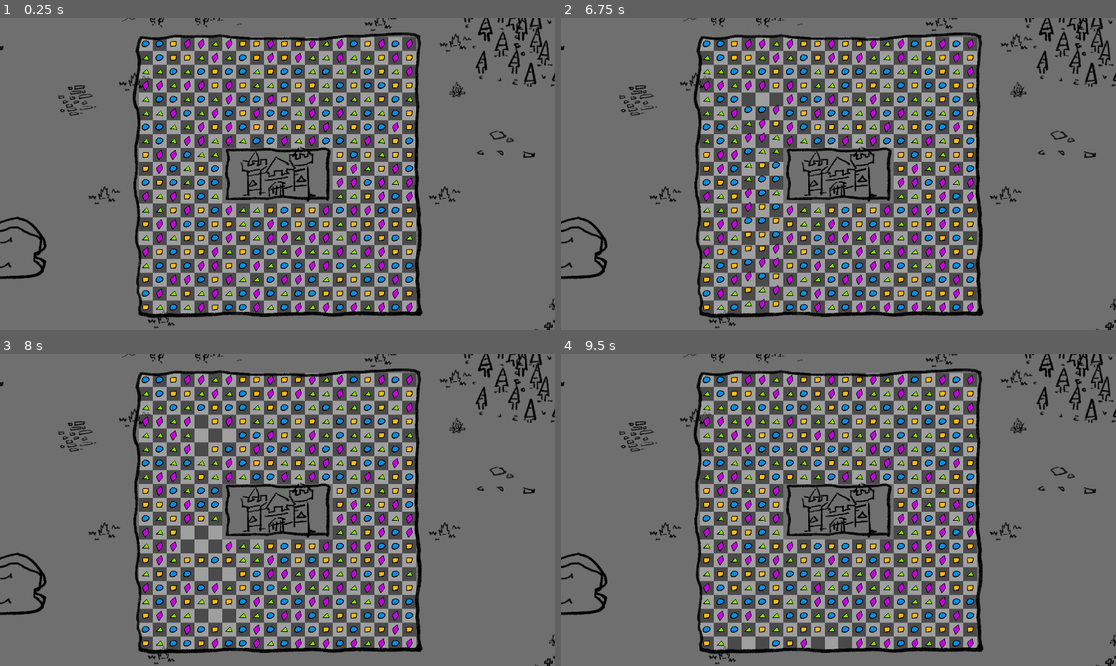
Above: before the commit, frames 1-4 (two rows, left to right).
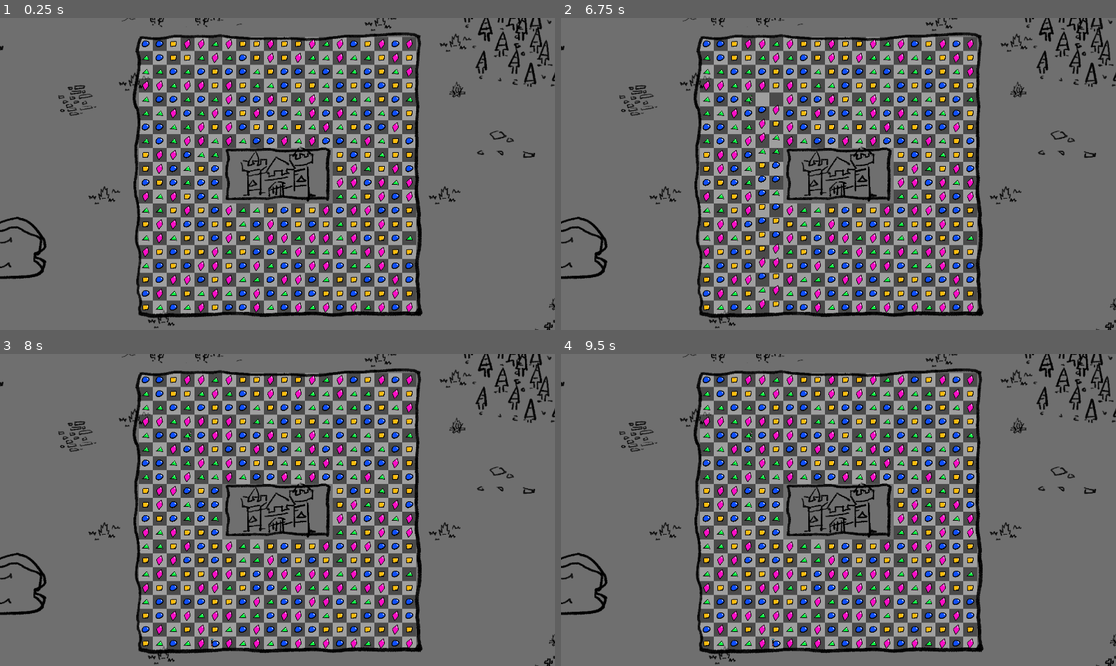
Above: after the commit, the same moments.

Repository: sdotyxz/playground_godot
Game: Godot game, scene res://puzzle_chess/level/main/main.tscn
The game is run twice, just before and just after one commit, with the same random seed, the same clock (stepped at 60 frames per second) and the same inputs.
Inputs (mouse positions are in pixels of both pictures, inside the frame that each line leads up to):
- Up to frame 1 (0.25 s): no input
- Up to frame 2 (6.75 s): tap Enter at 0.5, 2, 3.5 s; move the mouse to (960, 158) at 0.52 s; click (960, 158) at 0.67 s; tap Space at 1.25, 2.75, 4.25 s; drag from (727, 189) to (810, 236) at 1.27 s; move the mouse to (894, 105) at 2.02 s; click (894, 105) at 2.17 s; drag from (810, 236) to (672, 127) at 2.77 s; move the mouse to (1005, 220) at 3.52 s; click (1005, 220) at 3.67 s; drag from (672, 127) to (755, 96) at 4.27 s; move the mouse to (866, 174) at 5.02 s; click (866, 174) at 5.17 s; drag from (755, 96) to (727, 189) at 5.77 s; move the mouse to (960, 158) at 6.52 s; click (960, 158) at 6.67 s
- Up to frame 3 (8 s): drag from (166, 525) to (249, 572) at 7.27 s
- Up to frame 4 (9.5 s): move the mouse to (894, 441) at 8.02 s; click (894, 441) at 8.17 s; drag from (810, 572) to (672, 463) at 8.77 s

The runs differ from the first frame. In frame 1, 3.5% of the frame differs, in the area x 25-75%, y 6-95%; in frame 2, 3.8%; in frame 3, 4.4%; in frame 4, 4.9%.

Commit message:
finish match 3

Diff:
--- a/Game/puzzle_chess/entity/dots/dot.gd
+++ b/Game/puzzle_chess/entity/dots/dot.gd
@@ -13,9 +13,13 @@
 # export dot type
 @export var dot_type : DotType = DotType.SQUARE
 
+@export var textures : Array[Texture] = []
+
 @onready var sprite : Sprite2D = $Sprite2D
 
 var matched = false
+
+var grade = 0
 
 # Called when the node enters the scene tree for the first time.
 func _ready():
@@ -30,3 +34,14 @@
 
 func dim():
 	sprite.modulate = Color(1, 1, 1, 0.5)
+
+func upgrade():
+	sprite.modulate = Color(1, 1, 1, 1)
+	grade += 1
+	sprite.texture = textures[grade]
+	matched = false
+
+func compare(dot: Dot):
+	if dot_type == dot.dot_type && dot.grade == grade:
+		return true
+	return false
--- a/Game/puzzle_chess/entity/dots/dot_circle.tscn
+++ b/Game/puzzle_chess/entity/dots/dot_circle.tscn
@@ -1,11 +1,16 @@
-[gd_scene load_steps=3 format=3 uid="uid://dho41bavyr8qt"]
+[gd_scene load_steps=7 format=3 uid="uid://dho41bavyr8qt"]
 
 [ext_resource type="Texture2D" uid="uid://dpqfsjs3l4ukh" path="res://puzzle_chess/entity/dots/dot_circle.png" id="1_4v1o2"]
 [ext_resource type="Script" path="res://puzzle_chess/entity/dots/dot.gd" id="1_nt74a"]
+[ext_resource type="Texture2D" uid="uid://ddwkhcq0o6rkf" path="res://puzzle_chess/entity/dots/dot_circle_1.png" id="3_cl6g7"]
+[ext_resource type="Texture2D" uid="uid://bnbpw2683qy35" path="res://puzzle_chess/entity/dots/dot_circle_2.png" id="4_rodlp"]
+[ext_resource type="Texture2D" uid="uid://q0bp1vloc6wh" path="res://puzzle_chess/entity/dots/dot_circle_3.png" id="5_5auq2"]
+[ext_resource type="Texture2D" uid="uid://dijma6wgfr4t1" path="res://puzzle_chess/entity/dots/dot_circle_4.png" id="6_w0fp2"]
 
 [node name="dot_circle" type="Node2D"]
 script = ExtResource("1_nt74a")
 dot_type = 1
+textures = Array[Texture]([ExtResource("1_4v1o2"), ExtResource("3_cl6g7"), ExtResource("4_rodlp"), ExtResource("5_5auq2"), ExtResource("6_w0fp2")])
 
 [node name="Sprite2D" type="Sprite2D" parent="."]
 texture = ExtResource("1_4v1o2")
--- a/Game/puzzle_chess/entity/dots/dot_diamond.tscn
+++ b/Game/puzzle_chess/entity/dots/dot_diamond.tscn
@@ -1,11 +1,16 @@
-[gd_scene load_steps=3 format=3 uid="uid://5088868pt7pi"]
+[gd_scene load_steps=7 format=3 uid="uid://5088868pt7pi"]
 
 [ext_resource type="Texture2D" uid="uid://dy4jbqwj42bwb" path="res://puzzle_chess/entity/dots/dot_diamond.png" id="1_0c3tw"]
 [ext_resource type="Script" path="res://puzzle_chess/entity/dots/dot.gd" id="1_35vy4"]
+[ext_resource type="Texture2D" uid="uid://b32xw54h8j1k3" path="res://puzzle_chess/entity/dots/dot_diamond_1.png" id="3_i3cat"]
+[ext_resource type="Texture2D" uid="uid://bkresdgm7twwi" path="res://puzzle_chess/entity/dots/dot_diamond_2.png" id="4_kgsnd"]
+[ext_resource type="Texture2D" uid="uid://dnlkoug06okm" path="res://puzzle_chess/entity/dots/dot_diamond_3.png" id="5_bgqy4"]
+[ext_resource type="Texture2D" uid="uid://hdwlbavkr1y1" path="res://puzzle_chess/entity/dots/dot_diamond_4.png" id="6_5i2lj"]
 
 [node name="dot_diamond" type="Node2D"]
 script = ExtResource("1_35vy4")
 dot_type = 3
+textures = Array[Texture]([ExtResource("1_0c3tw"), ExtResource("3_i3cat"), ExtResource("4_kgsnd"), ExtResource("5_bgqy4"), ExtResource("6_5i2lj")])
 
 [node name="Sprite2D" type="Sprite2D" parent="."]
 texture = ExtResource("1_0c3tw")
--- a/Game/puzzle_chess/entity/dots/dot_square.tscn
+++ b/Game/puzzle_chess/entity/dots/dot_square.tscn
@@ -1,10 +1,15 @@
-[gd_scene load_steps=3 format=3 uid="uid://dk7r4epciukgm"]
+[gd_scene load_steps=7 format=3 uid="uid://dk7r4epciukgm"]
 
 [ext_resource type="Script" path="res://puzzle_chess/entity/dots/dot.gd" id="1_s1tpe"]
 [ext_resource type="Texture2D" uid="uid://ngth05fyefno" path="res://puzzle_chess/entity/dots/dot_square.png" id="1_tdn8i"]
+[ext_resource type="Texture2D" uid="uid://w4ltk3ijtlxq" path="res://puzzle_chess/entity/dots/dot_square_1.png" id="3_qguw2"]
+[ext_resource type="Texture2D" uid="uid://q0fdyqjvdlqx" path="res://puzzle_chess/entity/dots/dot_square_2.png" id="4_usuc6"]
+[ext_resource type="Texture2D" uid="uid://ccui2qgjo5t64" path="res://puzzle_chess/entity/dots/dot_square_3.png" id="5_os604"]
+[ext_resource type="Texture2D" uid="uid://c3b0q7vhlg3rk" path="res://puzzle_chess/entity/dots/dot_square_4.png" id="6_1vyv1"]
 
 [node name="dot_square" type="Node2D"]
 script = ExtResource("1_s1tpe")
+textures = Array[Texture]([ExtResource("1_tdn8i"), ExtResource("3_qguw2"), ExtResource("4_usuc6"), ExtResource("5_os604"), ExtResource("6_1vyv1")])
 
 [node name="Sprite2D" type="Sprite2D" parent="."]
 texture = ExtResource("1_tdn8i")
--- a/Game/puzzle_chess/entity/dots/dot_triangle.tscn
+++ b/Game/puzzle_chess/entity/dots/dot_triangle.tscn
@@ -1,11 +1,16 @@
-[gd_scene load_steps=3 format=3 uid="uid://b065yutpdteh3"]
+[gd_scene load_steps=7 format=3 uid="uid://b065yutpdteh3"]
 
 [ext_resource type="Texture2D" uid="uid://cwbkyf314xor3" path="res://puzzle_chess/entity/dots/dot_triangle.png" id="1_4nt68"]
 [ext_resource type="Script" path="res://puzzle_chess/entity/dots/dot.gd" id="1_qra7u"]
+[ext_resource type="Texture2D" uid="uid://3o33w1766m7d" path="res://puzzle_chess/entity/dots/dot_triangle_1.png" id="3_cdbwb"]
+[ext_resource type="Texture2D" uid="uid://ccutjuimaflu3" path="res://puzzle_chess/entity/dots/dot_triangle_2.png" id="4_xn6ur"]
+[ext_resource type="Texture2D" uid="uid://2xim2mm5df0v" path="res://puzzle_chess/entity/dots/dot_triangle_3.png" id="5_o0kbe"]
+[ext_resource type="Texture2D" uid="uid://b4it3a2ydetxg" path="res://puzzle_chess/entity/dots/dot_triangle_4.png" id="6_i40g1"]
 
 [node name="dot_triangle" type="Node2D"]
 script = ExtResource("1_qra7u")
 dot_type = 2
+textures = Array[Texture]([ExtResource("1_4nt68"), ExtResource("3_cdbwb"), ExtResource("4_xn6ur"), ExtResource("5_o0kbe"), ExtResource("6_i40g1")])
 
 [node name="Sprite2D" type="Sprite2D" parent="."]
 texture = ExtResource("1_4nt68")
--- a/Game/puzzle_chess/level/main/main.tscn
+++ b/Game/puzzle_chess/level/main/main.tscn
@@ -6,6 +6,7 @@
 [ext_resource type="Texture2D" uid="uid://gliecs0q66wu" path="res://puzzle_chess/level/main/match3_frame-1.png" id="2_xamd6"]
 [ext_resource type="Texture2D" uid="uid://b6t7ekgajh6pr" path="res://puzzle_chess/level/main/match3_frame-2.png" id="3_6wlcn"]
 [ext_resource type="Script" path="res://puzzle_chess/level/main/match3_tile.gd" id="3_brsbg"]
+[ext_resource type="Script" path="res://puzzle_chess/mecha/match3/upgrade_match.gd" id="7_hin58"]
 
 [sub_resource type="TileSetAtlasSource" id="TileSetAtlasSource_3j50l"]
 texture = ExtResource("2_eqeuo")
@@ -47,6 +48,9 @@
 centered = false
 offset = Vector2(-43.945, -21.75)
 
+[node name="UpgradeMatch" type="Node2D" parent="Match3"]
+script = ExtResource("7_hin58")
+
 [node name="Camera2D" type="Camera2D" parent="."]
 offset = Vector2(960, 540)
 zoom = Vector2(1.5, 1.5)
--- /dev/null
+++ b/Game/puzzle_chess/mecha/match3/match3effector.gd
@@ -0,0 +1,6 @@
+class_name Match3Effector
+extends Node2D
+
+# process_match_array with match3 grid and match array
+func process(match3_grid : Match3Grid, match_array):
+	pass
--- a/Game/puzzle_chess/mecha/match3/match3grid.gd
+++ b/Game/puzzle_chess/mecha/match3/match3grid.gd
@@ -1,3 +1,4 @@
+class_name Match3Grid
 extends Node2D
 
 # define enum of match3 game state
@@ -22,6 +23,10 @@
 
 @onready var tile_map : TileMap = $TileMap
 
+@onready var effectors = [
+	$UpgradeMatch
+]
+
 @export var width = 20
 @export var height = 20
 
@@ -32,6 +37,8 @@
 var block_rect = Rect2(26, 15, 8, 4)
 
 var all_dots = []
+
+var current_matches = []
 
 var first_touch = Vector2i(0,0)
 var final_touch = Vector2i(0,0)
@@ -44,7 +51,7 @@
 	randomize()
 	all_dots = make_2d_array()
 	spawn_dots()
-	find_matches()
+	find_all_matches()
 	pass # Replace with function body.
 
 # setup timer
@@ -157,14 +164,14 @@
 	var first_dot = all_dots[column][row]
 	var other_dot = all_dots[column + direction.x][row + direction.y]
 	if first_dot != null && other_dot != null:
-		state = State.wait
+		# state = State.wait
 		all_dots[column][row] = other_dot
 		all_dots[column + direction.x][row + direction.y] = first_dot
 		var first_dot_position = first_dot.position
 		var other_dot_position = other_dot.position
 		first_dot.move(other_dot_position)
 		other_dot.move(first_dot_position)
-		find_matches()
+		find_all_matches()
 
 # handle touch diffence
 func touch_diff(grid_1, grid_2):
@@ -191,50 +198,89 @@
 func is_grid_null(column, row):
 	return all_dots[column][row] == null
 
-func find_matches():
-	for i in width:
-		for j in height:
-			var target_dot = all_dots[i][j]
-			# if the dot is null continue
-			if target_dot == null:
+# get dot at column and row
+func get_dot_at(column, row):
+	return all_dots[column][row]
+
+func find_all_matches():
+	# log find all matches
+	print("find_all_matches")
+	current_matches = []
+	var in_column_matches_grids = []
+	var in_row_matches_grids = []
+	for i in width:
+		for j in height:
+			var dot = all_dots[i][j]
+
+			if dot == null:
 				continue
-			var target_dot_type = target_dot.dot_type
-			if i > 0 && i < width -1:
-				# get dot in i - 1, j and i + 1, j
-				var left_dot = all_dots[i - 1][j]
-				var right_dot = all_dots[i + 1][j]
-
-				# if left dot and right dot is not null and the dot type is the same
-				var valid_left_right = left_dot != null && right_dot != null
-				if valid_left_right && left_dot.dot_type == target_dot_type && right_dot.dot_type == target_dot_type:
-					match_and_dim_dots([left_dot, target_dot, right_dot])
-			if j > 0 && j < height -1:
-				# get dot in i, j - 1 and i, j + 1
-				var up_dot = all_dots[i][j - 1]
-				var down_dot = all_dots[i][j + 1]
-
-				# if up dot and down dot is not null and the dot type is the same
-				var valid_up_down = up_dot != null && down_dot != null
-				if valid_up_down && up_dot.dot_type == target_dot_type && down_dot.dot_type == target_dot_type:
-					match_and_dim_dots([up_dot, target_dot, down_dot])
+
+			if in_column_matches_grids.find(Vector2i(i, j)) == -1:
+				var match_array_right = [Vector2i(i, j)]
+				find_match_at_right(i, j, match_array_right)
+				if match_array_right.size() >= 3:
+					current_matches.append(match_array_right)
+					# append all dots in match array to in matches dots
+					for match_grid in match_array_right:
+						in_column_matches_grids.append(match_grid)
+
+			if in_row_matches_grids.find(Vector2i(i, j)) == -1:
+				var match_array_down = [Vector2i(i, j)]
+				find_match_at_down(i, j, match_array_down)
+				if match_array_down.size() >= 3:
+					current_matches.append(match_array_down)
+					# append all dots in match array to in matches dots
+					for match_grid in match_array_down:
+						in_row_matches_grids.append(match_grid)
+
+	# set all dots in matches to matched
+	for match_array in current_matches:
+		process_match_array(match_array)
 
 	destroy_timer.start()
 
-# match and dim dots
-func match_and_dim_dots(dot_array):
-	# dim dots
-	for dot in dot_array:
+func find_match_at_right(column, row, match_array):
+	var dot : Dot = all_dots[column][row]
+	if column < width - 1:
+		var right_dot = all_dots[column + 1][row]
+		if right_dot != null && dot.compare(right_dot) :
+			match_array.append(Vector2i(column + 1, row))
+			find_match_at_right(column + 1, row, match_array)
+
+func find_match_at_down(column, row, match_array):
+	var dot : Dot = all_dots[column][row]
+	if row < height - 1:
+		var down_dot = all_dots[column][row + 1]
+		if down_dot != null && dot.compare(down_dot) :
+			match_array.append(Vector2i(column, row + 1))
+			find_match_at_down(column, row + 1, match_array)
+
+func process_match_array(match_array):
+	# log match array with comment
+	print("match_array: ", match_array)
+	for match_grid in match_array:
+		var dot = all_dots[match_grid.x][match_grid.y]
+		if dot == null:
+			continue
 		dot.matched = true
 		dot.dim()
-	pass
 
 func destroy_matches():
+	# create match effect from current matches
+	for match_array in current_matches:
+		# loop effectors create effect
+		for effector : Match3Effector in effectors:
+			effector.process(self, match_array)
+		pass
+
+	# destroy all dots in matches
 	for i in width:
 		for j in height:
 			var dot = all_dots[i][j] as Dot
 			if dot != null && dot.matched:
 				dot.queue_free()
 				all_dots[i][j] = null
+
 	collapse_timer.start()
 
 func collapse_columns():
@@ -273,6 +319,6 @@
 					has_match = true
 					break
 	if has_match:
-		find_matches()
+		find_all_matches()
 	else:
 		state = State.move
--- /dev/null
+++ b/Game/puzzle_chess/mecha/match3/upgrade_match.gd
@@ -0,0 +1,31 @@
+class_name UpgradeMatch
+extends Match3Effector
+
+func process(match3_grid : Match3Grid, match_array):
+	# log create update match effect
+	print("create update match effect")
+
+	var upgrade_num = 0
+
+	if match_array.size() == 3:
+		upgrade_num = 1
+	elif match_array.size() == 4:
+		upgrade_num = 2
+	elif match_array.size() >= 5:
+		upgrade_num = 3
+
+	# pick a dot in match_array to upgrade, dot matched == true
+	for match_grid in match_array:
+
+		# get the dot
+		var dot = match3_grid.get_dot_at(match_grid.x, match_grid.y)
+		if dot.matched == false:
+			continue
+		# upgrade the dot
+		dot.upgrade()
+		# log upgrade
+		print("upgrade dot at: ", match_grid)
+		upgrade_num -= 1
+		if upgrade_num <= 0:
+			break
+	pass
Binary file changed: Game/puzzle_chess/entity/dots/dot_circle.png
Binary file added: Game/puzzle_chess/entity/dots/dot_circle_1.png
Not shown, added: Game/puzzle_chess/entity/dots/dot_circle_1.png.import
Binary file added: Game/puzzle_chess/entity/dots/dot_circle_2.png
Not shown, added: Game/puzzle_chess/entity/dots/dot_circle_2.png.import
Binary file added: Game/puzzle_chess/entity/dots/dot_circle_3.png
Not shown, added: Game/puzzle_chess/entity/dots/dot_circle_3.png.import
Binary file added: Game/puzzle_chess/entity/dots/dot_circle_4.png
Not shown, added: Game/puzzle_chess/entity/dots/dot_circle_4.png.import
Binary file changed: Game/puzzle_chess/entity/dots/dot_diamond.png
Binary file added: Game/puzzle_chess/entity/dots/dot_diamond_1.png
Not shown, added: Game/puzzle_chess/entity/dots/dot_diamond_1.png.import
(and 25 more such lines)
